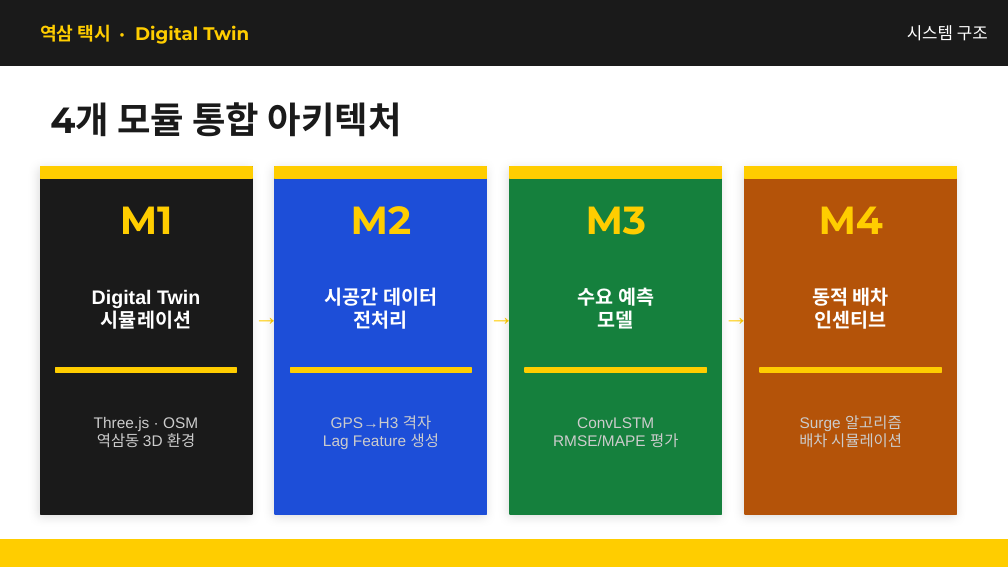
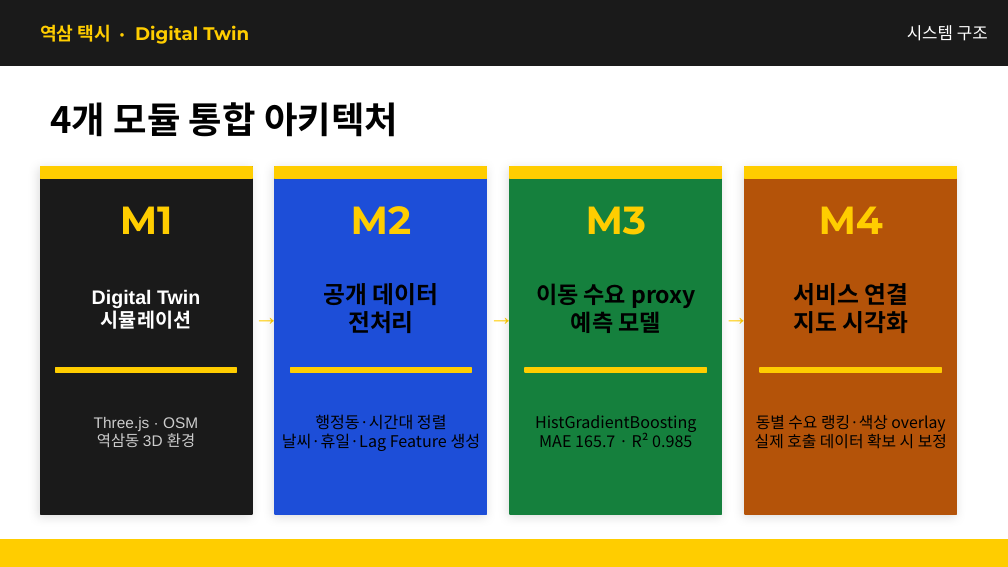
Before and after one commit to kimcanal/yeoksam-taxi, a slide deck: slide 7 of public/a-eye-presentation/A-Eye_midterm_data_collection_forecast.pptx. Drawn at 1008x567 pixels with LibreOffice and Linux fonts; fonts in the diff are those of the drawing. Boxes give left, top, right and bottom in pixels: in the first picture for what was removed or moved away, otherwise in the second. Text is boxed around its words. In the diff, an @@ line names an element or a change of style, - is before the commit and + after.

Commit message:
Fix presentation model wording

```diff
--- a/public/a-eye-presentation/A-Eye_midterm_data_collection_forecast.pptx
+++ b/public/a-eye-presentation/A-Eye_midterm_data_collection_forecast.pptx
@@ text "4개 모듈 통합 아키텍처" at (50,102,398,137): font Montserrat to Noto Sans CJK KR, text colour #1A1A1A to #000000 @@
@@ text at (323,283,439,305): text changed; size 14 to 17 pt; font Arial to Noto Sans CJK KR; text colour #FFFFFF to #000000 @@
-시공간 데이터
+공개 데이터
@@ text at (536,283,695,333): text changed; size 14 to 16.5 pt; font Arial to Noto Sans CJK KR; text colour #FFFFFF to #000000 @@
-수요 예측
-모델
+이동 수요 proxy
+예측 모델
@@ text at (793,283,908,333): text changed; size 14 to 17 pt; font Arial to Noto Sans CJK KR; text colour #FFFFFF to #000000 @@
-동적 배차
-인센티브
+서비스 연결
+지도 시각화
@@ text at (348,311,414,333): size 14 to 17 pt, font Arial to Noto Sans CJK KR, text colour #FFFFFF to #000000 in "전처리" @@
@@ text at (282,414,481,451): text changed; size 11 to 11.5 pt; font Arial to Noto Sans CJK KR; text colour #CCCCCC to #000000 @@
-GPS→H3 격자
-Lag Feature 생성
+행정동·시간대 정렬
+날씨·휴일·Lag Feature 생성
@@ text at (535,415,696,447): text changed; size 11 to 11.5 pt; font Arial to Noto Sans CJK KR; text colour #CCCCCC to #000000 @@
-ConvLSTM
-RMSE/MAPE 평가
+HistGradientBoosting
+MAE 165.7 · R² 0.985
@@ text at (755,415,947,449): text changed; size 11 to 11.3 pt; font Arial to Noto Sans CJK KR; text colour #CCCCCC to #000000 @@
-Surge 알고리즘
-배차 시뮬레이션
+동별 수요 랭킹·색상 overlay
+실제 호출 데이터 확보 시 보정
```
Also in this commit, not shown: 8 other slides changed.
